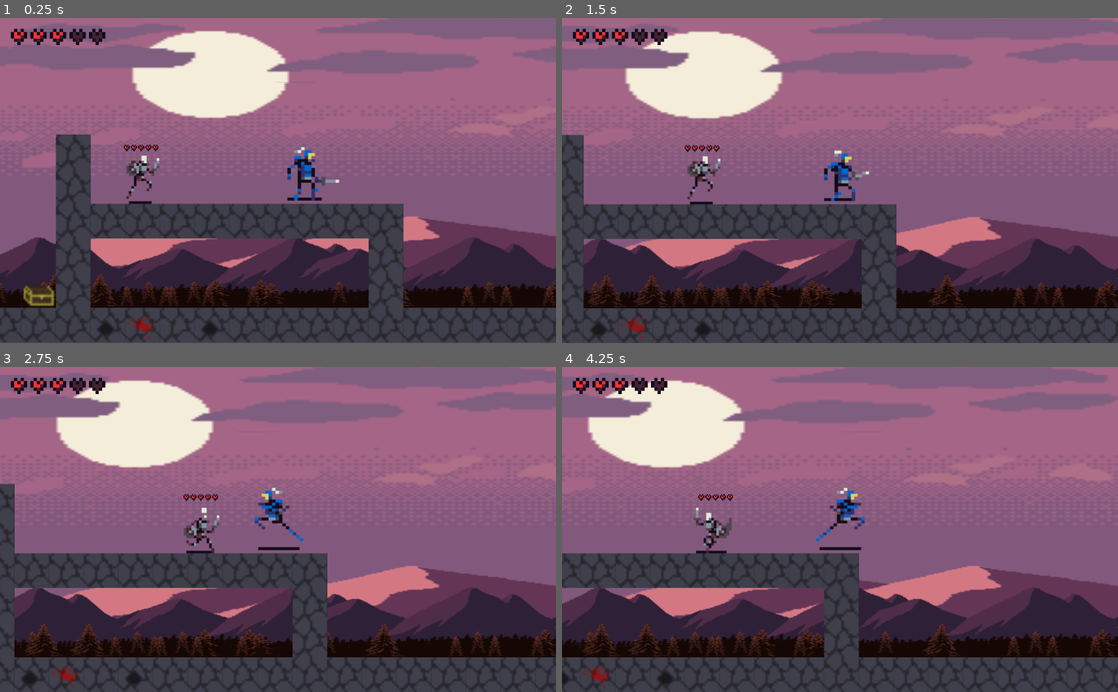
Above: before the commit, frames 1-4 (two rows, left to right).
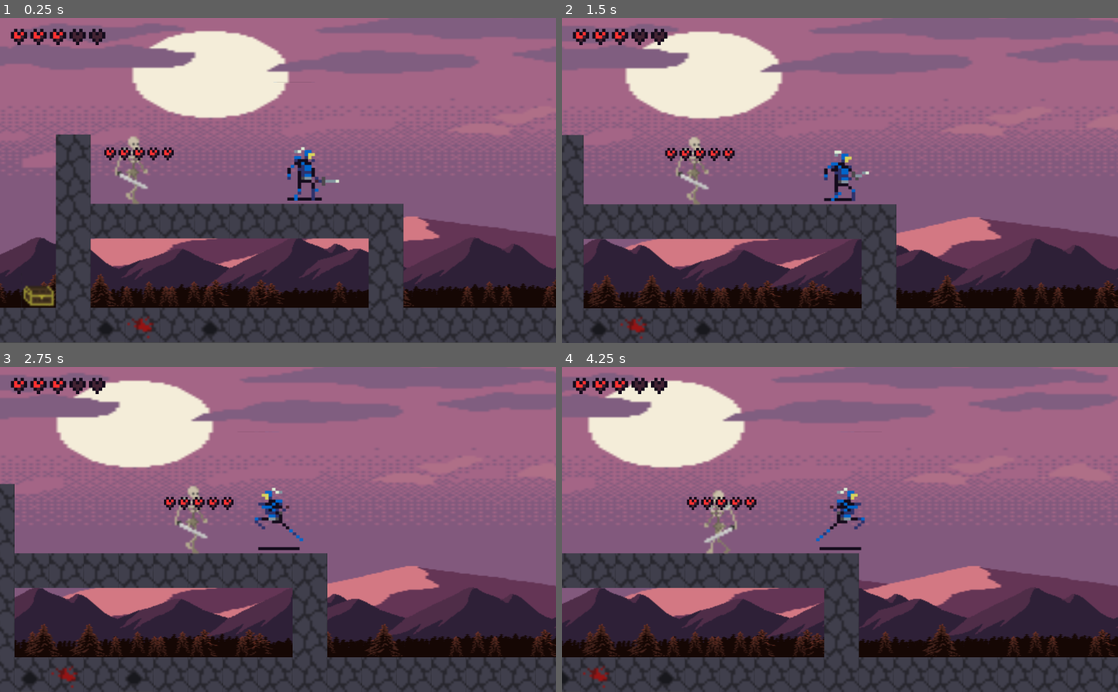
Above: after the commit, the same moments.

Repository: DEDaWil/game_heh
Game: Godot game, scene res://scenes/level.tscn
Two runs of this game, one before a commit and one after it. Both use one fixed random seed, a clock stepped at 60 frames per second and the inputs below.
Inputs (mouse positions are in pixels of both pictures, inside the frame that each line leads up to):
- Up to frame 1 (0.25 s): no input
- Up to frame 2 (1.5 s): move the mouse to (962, 164) at 0.52 s; hold D (player_right) from 0.53 s (still down); click (962, 164) at 0.6 s; tap W (player_up) at 0.77 s; move the mouse to (728, 196) at 1.27 s; click (728, 196) at 1.35 s
- Up to frame 3 (2.75 s): tap W (player_up) at 1.52 s; move the mouse to (333, 458) at 2.02 s; release D (player_right) at 2.03 s; hold A (player_left) from 2.03 s (still down); click (333, 458) at 2.1 s
- Up to frame 4 (4.25 s): move the mouse to (812, 594) at 2.77 s; release A (player_left) at 2.78 s; hold D (player_right) from 2.78 s (still down); click (812, 594) at 2.85 s; tap W (player_up) at 3.02, 3.77 s; move the mouse to (1006, 578) at 3.52 s; click (1006, 578) at 3.6 s

The runs differ from the first frame. In frame 1, 0.9% of the frame differs, in the area x 18-32%, y 36-58%; in frame 2, 0.9%; in frame 3, 0.9%; in frame 4, 1.0%, in the area x 22-35%, y 37-58%.

Commit message:
update animation of skeleton to new one

Diff:
--- a/scenes/level.tscn
+++ b/scenes/level.tscn
@@ -118,7 +118,7 @@
 
 [node name="Skeleton" parent="." instance=ExtResource( 3 )]
 position = Vector2( 783.349, 277.86 )
-scale = Vector2( 4, 4 )
+scale = Vector2( 8, 8 )
 z_index = 1
 
 [node name="Camera" type="Camera2D" parent="."]
--- a/scenes/skeleton.tscn
+++ b/scenes/skeleton.tscn
@@ -1,6 +1,6 @@
 [gd_scene load_steps=9 format=2]
 
-[ext_resource path="res://assets/tilesets/enemies/skeleton.png" type="Texture" id=1]
+[ext_resource path="res://assets/tilesets/enemies/skeleton/skeleton.png" type="Texture" id=1]
 [ext_resource path="res://scripts/skeleton.gd" type="Script" id=2]
 [ext_resource path="res://assets/tilesets/HUD/health.png" type="Texture" id=3]
 [ext_resource path="res://assets/tilesets/HUD/health_full.png" type="Texture" id=4]
@@ -15,10 +15,10 @@
 tracks/0/imported = false
 tracks/0/enabled = true
 tracks/0/keys = {
-"times": PoolRealArray( 0, 0.15, 0.3, 0.45 ),
-"transitions": PoolRealArray( 1, 1, 1, 1 ),
+"times": PoolRealArray( 0, 0.1, 0.2, 0.3, 0.4, 0.5 ),
+"transitions": PoolRealArray( 1, 1, 1, 1, 1, 1 ),
 "update": 1,
-"values": [ 0, 1, 2, 3 ]
+"values": [ 2, 3, 4, 5, 6, 7 ]
 }
 
 [sub_resource type="Animation" id=2]
@@ -37,9 +37,21 @@
 "update": 0,
 "values": [ Color( 1, 1, 1, 1 ), Color( 1, 1, 1, 0.235294 ), Color( 1, 1, 1, 1 ), Color( 1, 1, 1, 0.235294 ), Color( 1, …(404 unchanged characters)…
 }
+tracks/1/type = "value"
+tracks/1/path = NodePath("Sprite:frame")
+tracks/1/interp = 1
+tracks/1/loop_wrap = true
+tracks/1/imported = false
+tracks/1/enabled = true
+tracks/1/keys = {
+"times": PoolRealArray( 0, 0.2, 0.4 ),
+"transitions": PoolRealArray( 1, 1, 1 ),
+"update": 1,
+"values": [ 14, 15, 16 ]
+}
 
 [sub_resource type="Animation" id=3]
-length = 0.6
+length = 1.2
 tracks/0/type = "value"
 tracks/0/path = NodePath("Sprite:frame")
 tracks/0/interp = 1
@@ -47,14 +59,14 @@
 tracks/0/imported = false
 tracks/0/enabled = true
 tracks/0/keys = {
-"times": PoolRealArray( 0, 0.15, 0.3, 0.45 ),
-"transitions": PoolRealArray( 1, 1, 1, 1 ),
+"times": PoolRealArray( 0, 0.2, 0.4, 0.6, 0.8, 1 ),
+"transitions": PoolRealArray( 1, 1, 1, 1, 1, 1 ),
 "update": 1,
-"values": [ 4, 5, 6, 7 ]
+"values": [ 34, 35, 36, 37, 38, 39 ]
 }
 
 [sub_resource type="RectangleShape2D" id=4]
-extents = Vector2( 7.83157, 11.8287 )
+extents = Vector2( 4.53729, 7.27376 )
 
 [node name="skeleton" type="KinematicBody2D"]
 position = Vector2( 7.02469, 11.3476 )
@@ -63,10 +75,11 @@
 script = ExtResource( 2 )
 
 [node name="Sprite" type="Sprite" parent="."]
-scale = Vector2( 0.291809, 0.291809 )
+scale = Vector2( 0.5, 0.5 )
 texture = ExtResource( 1 )
-hframes = 8
-frame = 4
+vframes = 8
+hframes = 5
+frame = 16
 
 [node name="Animation" type="AnimationPlayer" parent="."]
 anims/Death = SubResource( 1 )
@@ -74,7 +87,7 @@
 anims/Walk = SubResource( 3 )
 
 [node name="CollisionShape2D" type="CollisionShape2D" parent="."]
-position = Vector2( 1.17577, 11.4552 )
+position = Vector2( 2.38419e-07, 1.72257 )
 shape = SubResource( 4 )
 
 [node name="HealthBar" type="TextureProgress" parent="."]
Binary file removed: assets/tilesets/enemies/skeleton.png
Binary file added: assets/tilesets/enemies/skeleton/skeleton.png
Binary file added: assets/tilesets/enemies/skeleton/skeleton_attack.png
